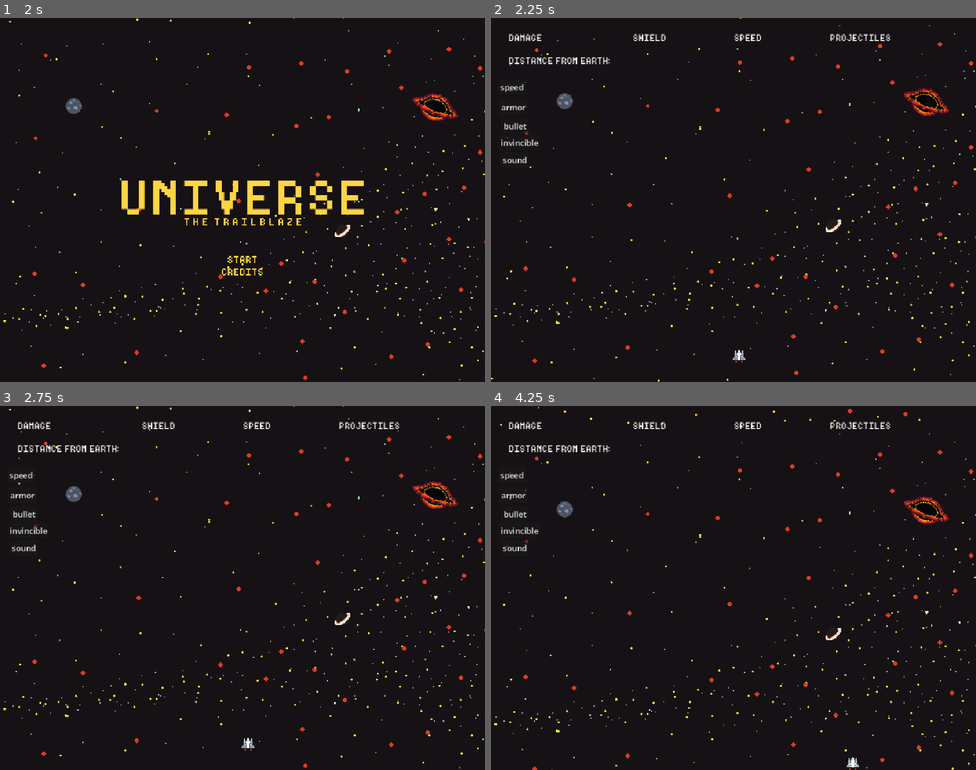
Above: before the commit, frames 1-4 (two rows, left to right).
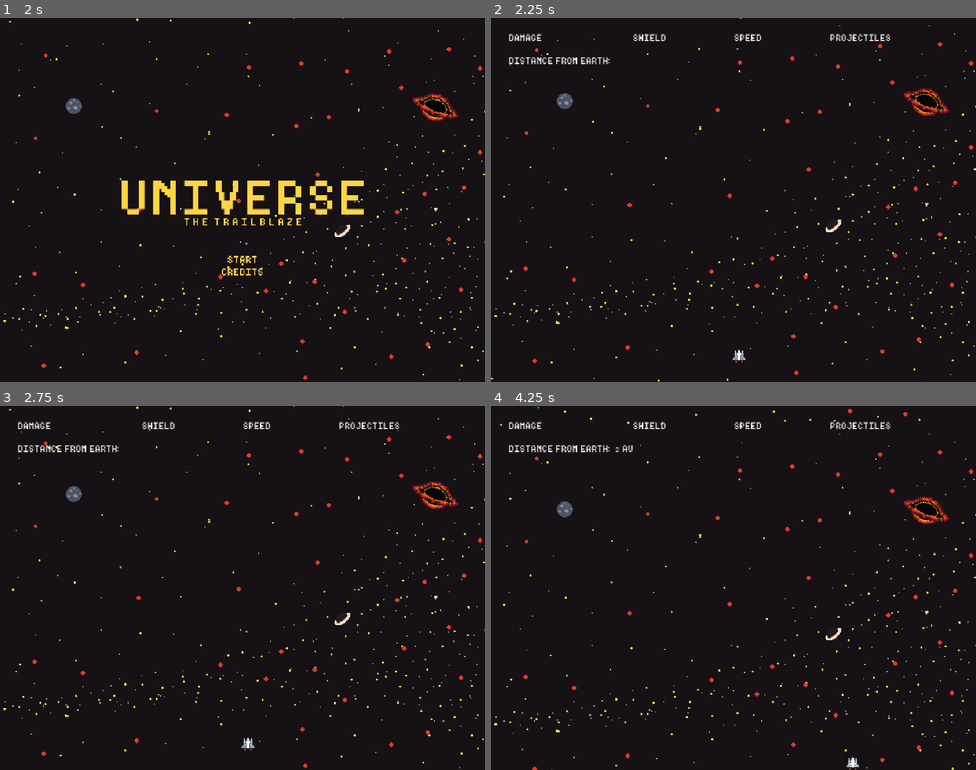
Above: after the commit, the same moments.

Repository: raysilent7/trailblazers
Game: Godot game, scene res://scenes/menu.tscn
The game is run twice, just before and just after one commit, with the same random seed, the same clock (stepped at 60 frames per second) and the same inputs. Sound files missing from this copy of the repository are replaced by a short silence.
Inputs (mouse positions are in pixels of both pictures, inside the frame that each line leads up to):
- Up to frame 1 (2 s): click (242, 272) at 0.5 s; click (465, 39) at 1.25 s
- Up to frame 2 (2.25 s): click (733, 258) at 2 s
- Up to frame 3 (2.75 s): no input
- Up to frame 4 (4.25 s): hold D (right) 2.78-3.53 s; hold Space (shoot) 2.78-3.53 s; hold S (down) from 3.53 s (still down); tap Space (shoot) at 3.6 s

Frame 1 is identical in both runs. In frame 2, 0.3% of the frame differs, in the area x 2-10%, y 17-40%; in frame 3, 0.3%; in frame 4, 0.4%, in the area x 2-30%, y 10-40%.
Error before the commit: Invalid assignment of property or key 'text' with value of type 'String' on a base object of type 'null instance'. (res://scripts/HUD.gd:24)

Commit message:
build para android
- adicionando configuraçoes necessarias para criar uma versao android

Diff:
--- a/project.godot
+++ b/project.godot
@@ -54,6 +54,10 @@
 ]
 }
 
+[input_devices]
+
+pointing/stretch/aspect="expand"
+
 [physics]
 
 3d/physics_engine="Jolt Physics"
@@ -63,3 +67,4 @@
 rendering_device/driver.windows="d3d12"
 renderer/rendering_method="gl_compatibility"
 renderer/rendering_method.mobile="gl_compatibility"
+textures/vram_compression/import_etc2_astc=true
--- a/scenes/credits.tscn
+++ b/scenes/credits.tscn
@@ -95,5 +95,12 @@
 texture_pressed = ExtResource("4_mah5v")
 texture_hover = ExtResource("5_kyhnv")
 
+[node name="backTouch" type="TouchScreenButton" parent="." unique_id=553564604]
+position = Vector2(900, 20)
+texture_normal = ExtResource("3_8gwij")
+texture_pressed = ExtResource("4_mah5v")
+visibility_mode = 1
+
 [connection signal="mouse_entered" from="back" to="." method="onBackMouseEntered"]
 [connection signal="pressed" from="back" to="." method="onBackPressed"]
+[connection signal="pressed" from="backTouch" to="." method="onBackTouchPressed"]
--- a/scenes/main.tscn
+++ b/scenes/main.tscn
@@ -8,6 +8,16 @@
 [ext_resource type="FontFile" uid="uid://c8a3j0tp3iysd" path="res://assets/others/trailblaze.ttf" id="5_tefeu"]
 [ext_resource type="Script" uid="uid://bgfobqujckvr0" path="res://scripts/BG.gd" id="7_trceg"]
 [ext_resource type="Texture2D" uid="uid://c7wfjkptdmoc1" path="res://assets/images/tile1.png" id="8_tipki"]
+[ext_resource type="Texture2D" uid="uid://bhxv63hdxh3pu" path="res://assets/images/left arrow.png" id="9_85g3d"]
+[ext_resource type="Texture2D" uid="uid://d3fbeghtv33p5" path="res://assets/images/right arrow.png" id="10_trceg"]
+[ext_resource type="Texture2D" uid="uid://cxcfj3dd7ru05" path="res://assets/images/up arrow.png" id="11_a8y0u"]
+[ext_resource type="Texture2D" uid="uid://benndobrnu33p" path="res://assets/images/down arrow.png" id="12_jkv2x"]
+[ext_resource type="Texture2D" uid="uid://djfhjujtgvub3" path="res://assets/images/shoot button.png" id="13_jbj1t"]
+[ext_resource type="Texture2D" uid="uid://eao0t6fii350" path="res://assets/images/left arrow pressed.png" id="13_muem4"]
+[ext_resource type="Texture2D" uid="uid://c83n4afomnns4" path="res://assets/images/right arrow pressed.png" id="15_dp3eg"]
+[ext_resource type="Texture2D" uid="uid://bjfimfpqk2gsk" path="res://assets/images/up arrow pressed.png" id="17_0ld40"]
+[ext_resource type="Texture2D" uid="uid://cg41bt8vvrpgv" path="res://assets/images/shoot button pressed.png" id="18_0ld40"]
+[ext_resource type="Texture2D" uid="uid://bmmkto6c3r0r8" path="res://assets/images/down arrow pressed.png" id="18_dp3eg"]
 
 [node name="Main" type="Node2D" unique_id=780503707]
 script = ExtResource("1_sugp2")
@@ -40,12 +50,13 @@
 position = Vector2(491, 666)
 
 [node name="cheats" type="Node2D" parent="." unique_id=1066532222]
+visible = false
 
 [node name="speedCheat" type="Button" parent="cheats" unique_id=274059491]
-offset_left = 14.0
-offset_top = 121.0
-offset_right = 69.0
-offset_bottom = 152.0
+offset_left = 19.0
+offset_top = 133.0
+offset_right = 74.0
+offset_bottom = 164.0
 text = "speed"
 
 [node name="bulletCheat" type="Button" parent="cheats" unique_id=883894192]
@@ -56,10 +67,10 @@
 text = "bullet"
 
 [node name="armorCheat" type="Button" parent="cheats" unique_id=1991382874]
-offset_left = 16.0
-offset_top = 161.0
-offset_right = 73.0
-offset_bottom = 192.0
+offset_left = 18.0
+offset_top = 168.0
+offset_right = 75.0
+offset_bottom = 199.0
 text = "armor"
 
 [node name="invincible" type="Button" parent="cheats" unique_id=250020875]
@@ -239,6 +250,51 @@
 expand_mode = 2
 stretch_mode = 3
 
+[node name="mobileControls" type="Control" parent="HUD" unique_id=347512534]
+layout_mode = 3
+anchors_preset = 12
+anchor_top = 1.0
+anchor_right = 1.0
+anchor_bottom = 1.0
+offset_top = -200.0
+grow_horizontal = 2
+grow_vertical = 0
+
+[node name="left" type="TouchScreenButton" parent="HUD/mobileControls" unique_id=52562532]
+position = Vector2(0, 72)
+texture_normal = ExtResource("9_85g3d")
+texture_pressed = ExtResource("13_muem4")
+action = "left"
+visibility_mode = 1
+
+[node name="right" type="TouchScreenButton" parent="HUD/mobileControls" unique_id=1987846639]
+position = Vector2(128, 72)
+texture_normal = ExtResource("10_trceg")
+texture_pressed = ExtResource("15_dp3eg")
+action = "right"
+visibility_mode = 1
+
+[node name="up" type="TouchScreenButton" parent="HUD/mobileControls" unique_id=640815871]
+position = Vector2(64, 8)
+texture_normal = ExtResource("11_a8y0u")
+texture_pressed = ExtResource("17_0ld40")
+action = "up"
+visibility_mode = 1
+
+[node name="down" type="TouchScreenButton" parent="HUD/mobileControls" unique_id=3715987]
+position = Vector2(64, 136)
+texture_normal = ExtResource("12_jkv2x")
+texture_pressed = ExtResource("18_dp3eg")
+action = "down"
+visibility_mode = 1
+
+[node name="shoot" type="TouchScreenButton" parent="HUD/mobileControls" unique_id=698440081]
+position = Vector2(850, 90)
+texture_normal = ExtResource("13_jbj1t")
+texture_pressed = ExtResource("18_0ld40")
+action = "shoot"
+visibility_mode = 1
+
 [connection signal="timeout" from="distanceTravelled" to="." method="onDistanceTravelledTimeout"]
 [connection signal="timeout" from="preparationTimer" to="enemySpawner" method="onPreparationTimerTimeout"]
 [connection signal="pressed" from="cheats/speedCheat" to="." method="onSpeedCheatPressed"]
--- a/scenes/menu.tscn
+++ b/scenes/menu.tscn
@@ -64,9 +64,9 @@
 anchor_right = 0.5
 anchor_bottom = 0.5
 offset_left = -50.0
-offset_top = 110.0
+offset_top = 108.0
 offset_right = 50.0
-offset_bottom = 150.0
+offset_bottom = 152.0
 grow_horizontal = 2
 grow_vertical = 2
 alignment = 1
@@ -87,7 +87,21 @@
 texture_pressed = ExtResource("7_70i5f")
 texture_hover = ExtResource("8_mj5lg")
 
+[node name="startTouch" type="TouchScreenButton" parent="buttons" unique_id=1277675855]
+position = Vector2(21, -11)
+texture_normal = ExtResource("3_mhnvy")
+texture_pressed = ExtResource("4_13sgg")
+visibility_mode = 1
+
+[node name="creditsTouch" type="TouchScreenButton" parent="buttons" unique_id=1875867717]
+position = Vector2(9, 31)
+texture_normal = ExtResource("4_4ytvr")
+texture_pressed = ExtResource("7_70i5f")
+visibility_mode = 1
+
 [connection signal="mouse_entered" from="buttons/start" to="." method="onStartMouseEntered"]
 [connection signal="pressed" from="buttons/start" to="." method="onStartPressed"]
 [connection signal="mouse_entered" from="buttons/credits" to="." method="onCreditsMouseEntered"]
 [connection signal="pressed" from="buttons/credits" to="." method="onCreditsPressed"]
+[connection signal="pressed" from="buttons/startTouch" to="." method="onStartTouchPressed"]
+[connection signal="pressed" from="buttons/creditsTouch" to="." method="onCreditsTouchPressed"]
--- a/scripts/GameState.gd
+++ b/scripts/GameState.gd
@@ -4,6 +4,8 @@
 var totalWaves: int
 var actualWave: int = 1 #padrao 1
 var speedY: float = 50.0
+var isDebugMode: bool = false #padrao FALSE
+var isApkMode: bool = false
 
 #Enemy types:
 #nebula
--- a/scripts/HUD.gd
+++ b/scripts/HUD.gd
@@ -21,4 +21,4 @@
 		child.visible = not child.visible
 
 func updateDistance(dist):
-	$HBoxContainer/distance.text = str(int(dist)) + " AU"
+	$distanceBox/distance.text = str(int(dist)) + " AU"
--- a/scripts/credits.gd
+++ b/scripts/credits.gd
@@ -1,8 +1,15 @@
 extends Control
+
+@onready var back: TextureButton = $back
 
 func onBackPressed() -> void:
 	Audio.playButtonPress()
 	get_tree().change_scene_to_file("res://scenes/menu.tscn")
+	back.visible = not GameState.isApkMode
 
 func onBackMouseEntered() -> void:
 	Audio.playButtonHover()
+
+func onBackTouchPressed() -> void:
+	Audio.playButtonPress()
+	get_tree().change_scene_to_file("res://scenes/menu.tscn")
--- a/scripts/main.gd
+++ b/scripts/main.gd
@@ -1,9 +1,7 @@
 extends Node2D
 
 @onready var player: CharacterBody2D = $player/shipBody
-@onready var cheat1: Button = $cheats/speedCheat
-@onready var cheat2: Button = $cheats/bulletCheat
-@onready var cheat3: Button = $cheats/armorCheat
+@onready var cheats: Node2D = $cheats
 @onready var preparationTimer: Timer = $preparationTimer
 @onready var HUDLayer: CanvasLayer = $HUD
 var upgradeScene: PackedScene = preload("res://scenes/upgrade.tscn")
@@ -13,6 +11,7 @@
 
 func _ready() -> void:
 	Audio.startMusicSystem()
+	cheats.visible = GameState.isDebugMode
 
 func onArmorCheatPressed() -> void:
 	player.applyUpgrade("shield")
--- a/scripts/player.gd
+++ b/scripts/player.gd
@@ -28,6 +28,13 @@
 		clampToScreen()
 		resolveAnimation(inputVector)
 
+func _process(_delta: float) -> void:
+	shooting = Input.is_action_pressed("shoot")
+
+	if shooting and canShoot:
+		shoot()
+		startFireCooldown()
+
 func resolveAnimation(inputVector):
 	var baseAnim := "idle"
 	var dmgSuffix := ""
@@ -45,19 +52,12 @@
 
 	anim.play(baseAnim + dmgSuffix)
 
-func _process(_delta: float) -> void:
-	shooting = Input.is_action_pressed("shoot")
-
-	if shooting and canShoot:
-		shoot()
-		start_fire_cooldown()
-
 func clampToScreen():
 	var viewport = get_viewport_rect()
 	global_position.x = clamp(global_position.x, 16, viewport.size.x-16)
 	global_position.y = clamp(global_position.y, 16, viewport.size.y-16)
 
-func start_fire_cooldown():
+func startFireCooldown():
 	canShoot = false
 	await get_tree().create_timer(0.5).timeout
 	canShoot = true
--- a/scripts/titleScreen.gd
+++ b/scripts/titleScreen.gd
@@ -1,4 +1,7 @@
 extends Node
+
+@onready var start: TextureButton = $buttons/start
+@onready var credits: TextureButton = $buttons/credits
 
 func _ready() -> void:
 	GameState.actualWave = 1
@@ -6,6 +9,8 @@
 	GameState.totalWaves = 0
 	get_tree().paused = false
 	Audio.startMusicSystem()
+	start.visible = not GameState.isApkMode
+	credits.visible = not GameState.isApkMode
 
 func onStartPressed() -> void:
 	Audio.playButtonPress()
@@ -20,3 +25,11 @@
 
 func onCreditsMouseEntered() -> void:
 	Audio.playButtonHover()
+
+func onStartTouchPressed() -> void:
+	Audio.playButtonPress()
+	get_tree().change_scene_to_file("res://scenes/main.tscn")
+
+func onCreditsTouchPressed() -> void:
+	Audio.playButtonPress()
+	get_tree().change_scene_to_file("res://scenes/credits.tscn")
Binary file added: assets/images/down arrow pressed.png
Not shown, added: assets/images/down arrow pressed.png.import
Binary file added: assets/images/down arrow.png
Not shown, added: assets/images/down arrow.png.import
Binary file added: assets/images/left arrow pressed.png
Not shown, added: assets/images/left arrow pressed.png.import
Binary file added: assets/images/left arrow.png
Not shown, added: assets/images/left arrow.png.import
Binary file added: assets/images/right arrow pressed.png
Not shown, added: assets/images/right arrow pressed.png.import
Binary file added: assets/images/right arrow.png
Not shown, added: assets/images/right arrow.png.import
(and 9 more such lines)
